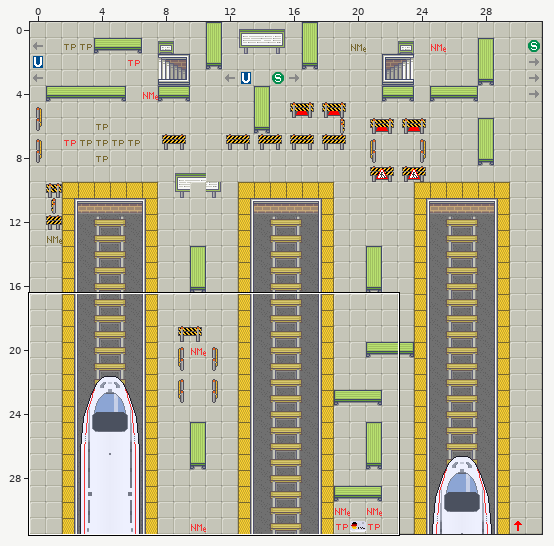
A Tiled map gets an edit: maps/tiled_map_level_2.tmx. Above: a wide view before the commit, with the close-up outlined.
Close-up. Earlier state:
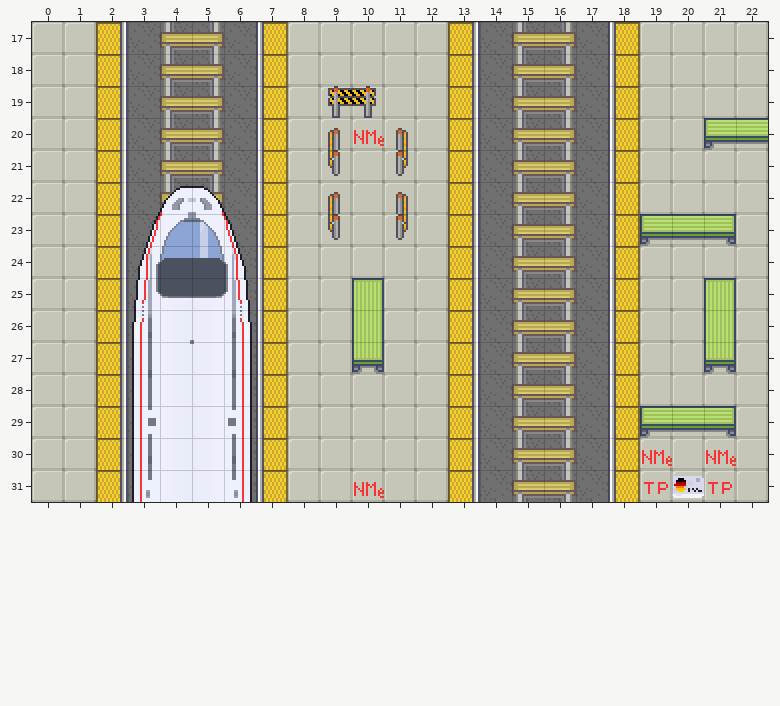
Cells are 16x16 px. Shown: x 0..22, y 17..31. The commit also changed other parts of the map, which this record leaves out. Tiles whose own drawing changed are shown in their newer look in all pictures.
The result:
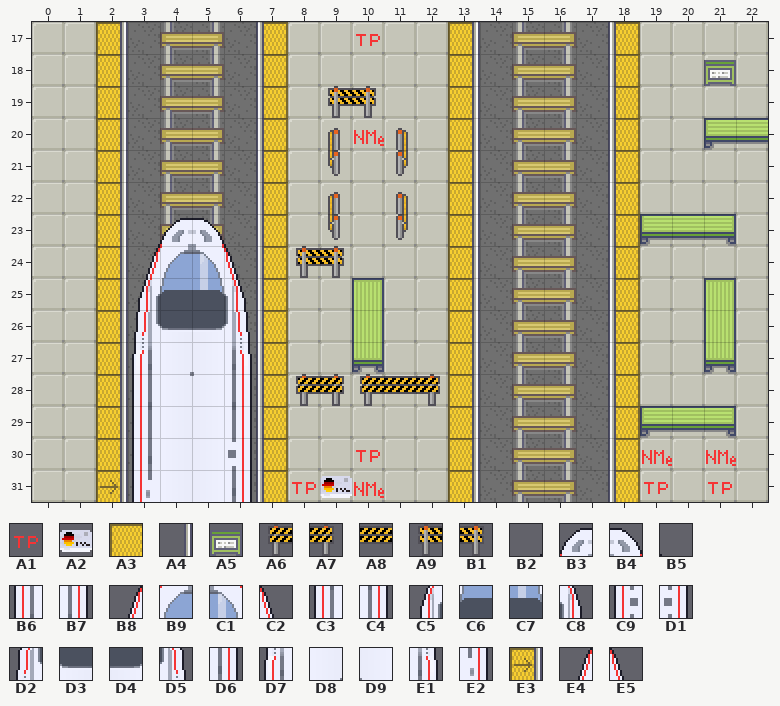
Key: from "level2_tileset": A1 3, A2 5, A3 19, A4 32, A5 51, A6 64, A7 65, A8 66, A9 74, B1 75, B2 100, B3 101, B4 102, B5 103, B6 104, B7 107, B8 110, B9 111, C1 112, C2 113, C3 114, C4 117, C5 120, C6 121, C7 122, C8 123, C9 124, D1 127, D2 130, D3 131, D4 132, D5 133, D6 137, D7 140, D8 141, D9 142, E1 143, E2 147, E3 168, E4 170, E5 173.
__ is an empty cell, ## one hidden under a higher layer, .. an unchanged one.
Edits made:
--- layer "圖塊層 1"
@@ x 2..2 @@
-31 A3
+31 ##
--- layer "圖塊層 2"
@@ x 10..21 @@
-17 __ .. .. .. .. .. .. .. .. .. .. ..
-18 .. .. .. .. .. .. .. .. .. .. .. __
+17 A1 .. .. .. .. .. .. .. .. .. .. ..
+18 .. .. .. .. .. .. .. .. .. .. .. A5
@@ x 8..9 @@
-24 __ __
+24 A9 B1
@@ x 8..12 @@
-28 __ __ __ __ __
+28 A6 A7 A6 A8 A7
@@ x 2..20 @@
-30 .. .. .. .. .. .. .. .. __ .. .. .. .. .. .. .. .. .. ..
-31 A4 .. .. .. .. .. __ __ .. .. .. .. .. .. .. .. .. .. A2
+30 .. .. .. .. .. .. .. .. A1 .. .. .. .. .. .. .. .. .. ..
+31 __ .. .. .. .. .. A1 A2 .. .. .. .. .. .. .. .. .. .. __
--- layer "圖塊層 3"
@@ x 3..6 @@
-22 .. B3 B4 ..
-23 B8 B9 C1 C2
-24 C5 C6 C7 C8
-25 D2 D3 D4 D5
-26 D7 D8 D9 E1
-27 B6 .. .. B7
+22 .. __ __ ..
+23 B2 B3 B4 B5
+24 E4 B9 C1 E5
+25 C5 C6 C7 C8
+26 D2 D3 D4 D5
+27 D7 .. .. E1
@@ x 2..6 @@
-29 .. C9 .. .. D1
-30 .. .. .. .. D6
-31 __ .. .. .. E2
+29 .. C3 .. .. C4
+30 .. .. .. .. D1
+31 E3 .. .. .. D6
